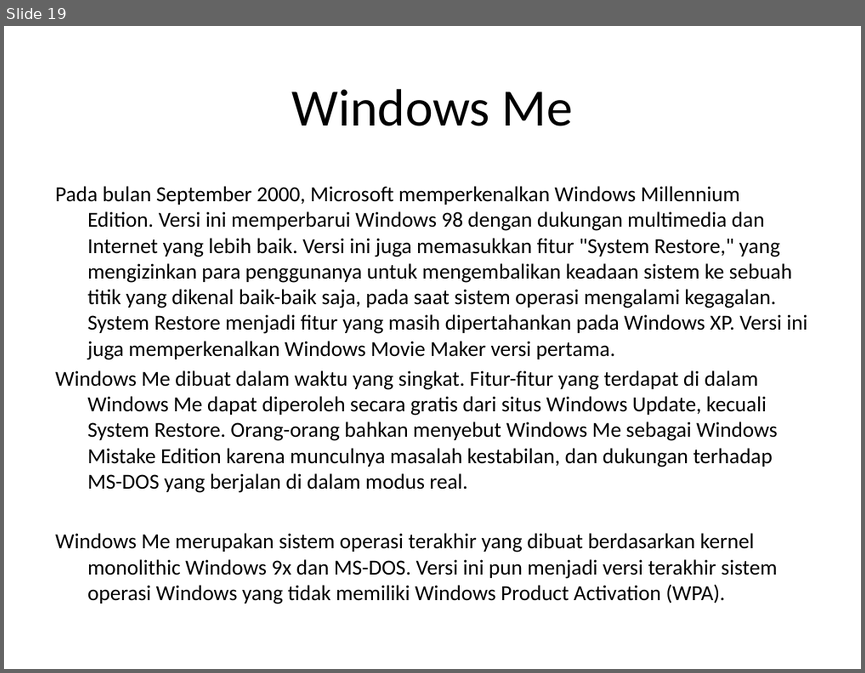
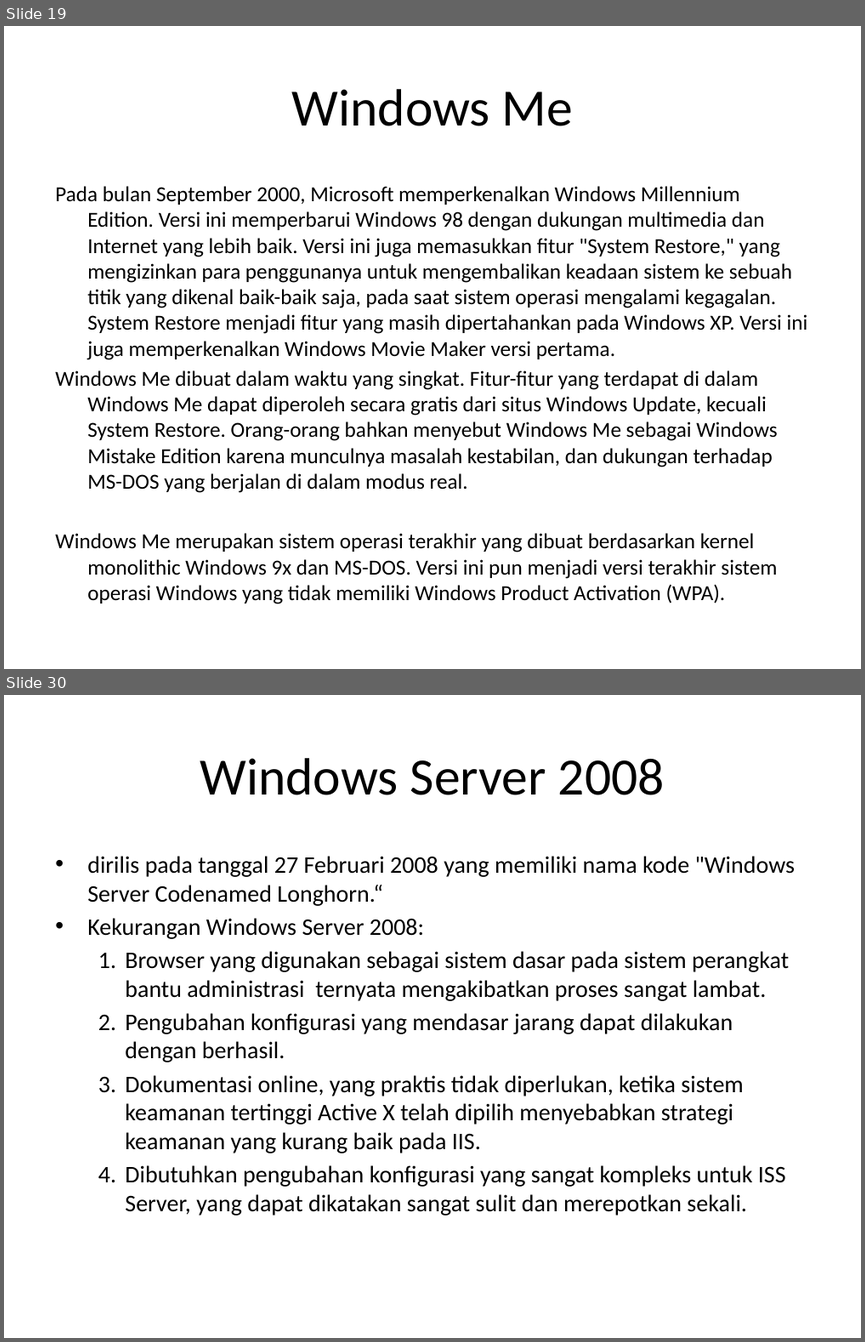
Before and after one commit to Sejarah-Windows/FJH, a slide deck: presentasi.pptx. Shown one above the other, each under a label of ours: slide 19 before the commit, slides 19 and 30 after it; the slides between them are not shown. The pictures are 865x673 and 865x1342 pixels, drawn with LibreOffice and Linux fonts; fonts in the diff are those of the drawing. Boxes give left, top, right and bottom in pixels: in the first picture for what was removed or moved away, otherwise in the second. Text is boxed around its words. In the diff, an @@ line names an element or a change of style, - is before the commit and + after.

```diff
--- a/presentasi.pptx
+++ b/presentasi.pptx
@@ slide 30 added at box(4, 695, 861, 1338), background #FFFFFF @@
@@ title added at box(200, 758, 664, 795), 44 pt, text #000000 @@
+Windows Server 2008
@@ text added at box(87, 856, 795, 1215), 20 pt, text #000000 @@
+• dirilis pada tanggal 27 Februari 2008 yang memiliki nama kode "Windows Server Codenamed Longhorn.“
+• Kekurangan Windows Server 2008:
+  1. Browser yang digunakan sebagai sistem dasar pada sistem perangkat bantu administrasi ternyata mengakibatkan proses sangat lambat.
+  2. Pengubahan konfigurasi yang mendasar jarang dapat dilakukan dengan berhasil.
+  3. Dokumentasi online, yang praktis tidak diperlukan, ketika sistem keamanan tertinggi Active X telah dipilih menyebabkan strategi keamanan yang kurang baik pada IIS.
+  4. Dibutuhkan pengubahan konfigurasi yang sangat kompleks untuk ISS Server, yang dapat dikatakan sangat sulit dan merepotkan sekali.
```
Also in this commit, not shown: 1 slide changed, 17 other slides added, 1 other file.
